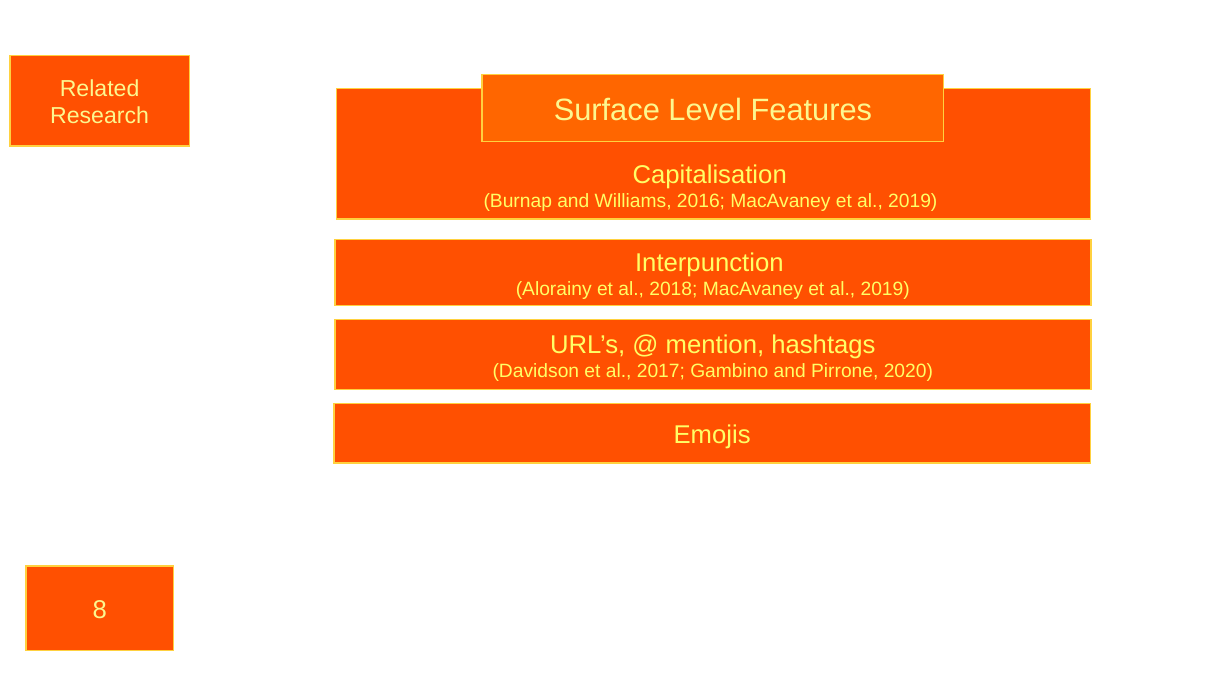
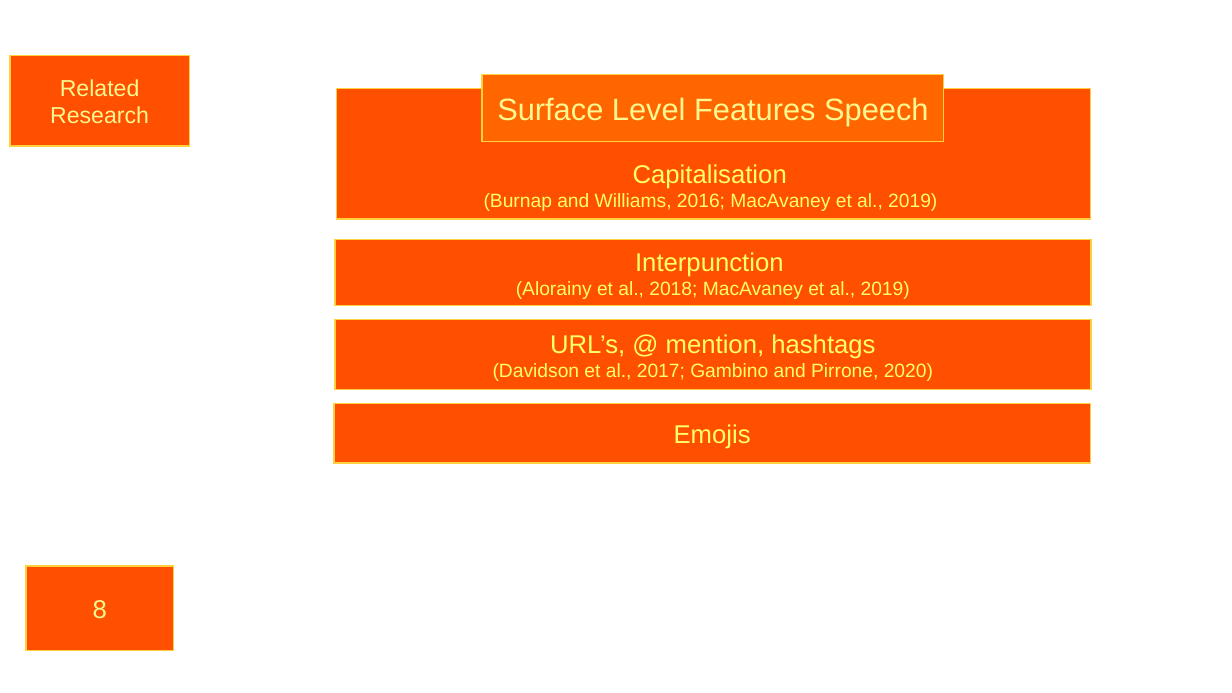
Before and after one commit to SiebeBrouwer/NLP_Group2_StillProcessing, a slide deck: slide 8 of NLP_Project_Presentation.pptx. Drawn at 1232x693 pixels with LibreOffice and Linux fonts; fonts in the diff are those of the drawing; background and template pictures are left out. Boxes give left, top, right and bottom in pixels: in the first picture for what was removed or moved away, otherwise in the second. Text is boxed around its words. In the diff, an @@ line names an element or a change of style, - is before the commit and + after.

```diff
--- a/NLP_Project_Presentation.pptx
+++ b/NLP_Project_Presentation.pptx
@@ text in rectangle at bbox=[497, 97, 928, 125]: text changed @@
-Surface Level Features
+Surface Level Features Speech
```
Also in this commit, not shown: 3 other slides changed.
